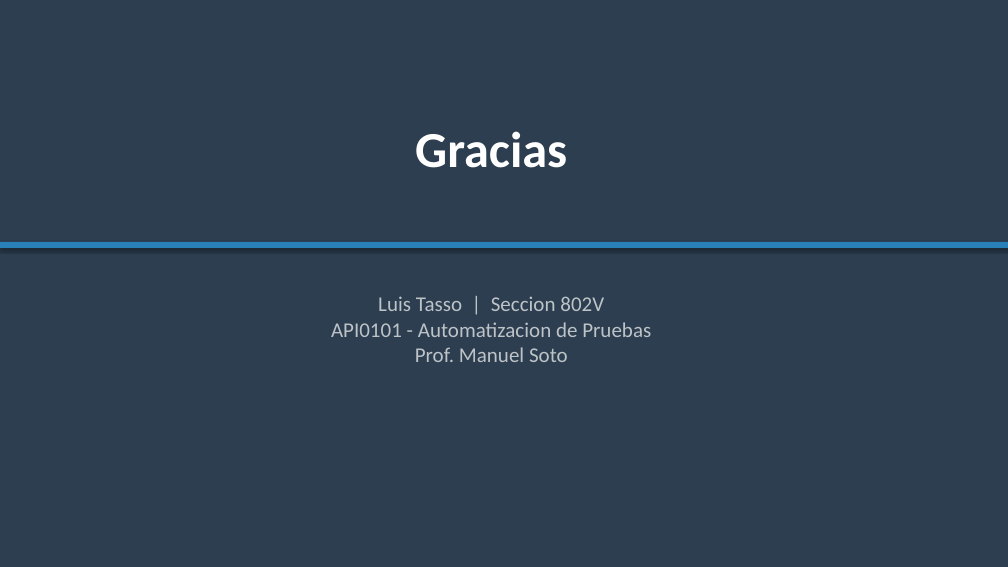
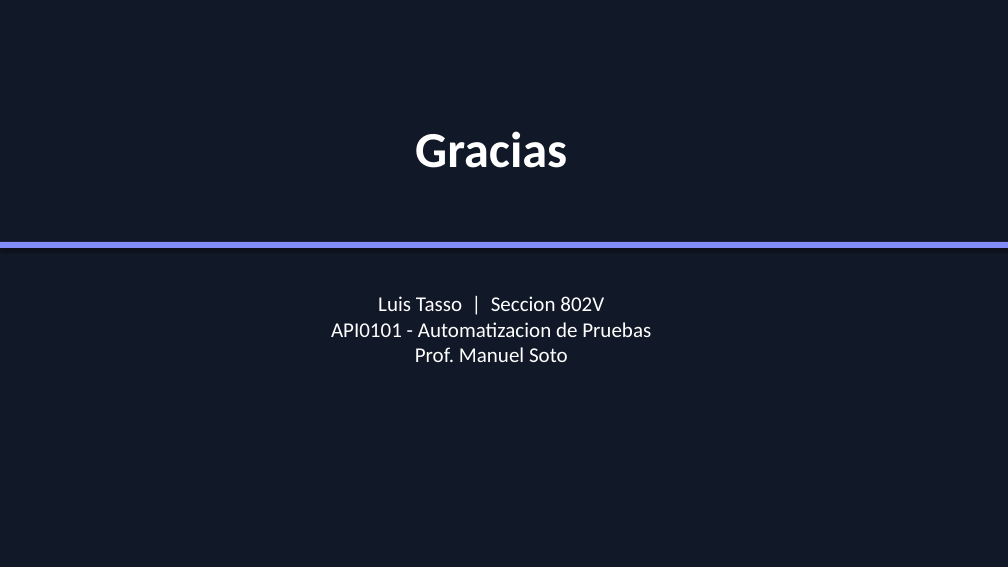
Before and after one commit to LTassoD/Plan-automatizacion-pruebas-OrangeHRM, a slide deck: slide 11 of PRESENTACION_FINAL_EFT.pptx. Drawn at 1008x567 pixels with LibreOffice and Linux fonts; fonts in the diff are those of the drawing. Boxes give left, top, right and bottom in pixels: in the first picture for what was removed or moved away, otherwise in the second. Text is boxed around its words. In the diff, an @@ line names an element or a change of style, - is before the commit and + after.

Commit message:
Dark theme PPT: dark blue bg, indigo accent, recolor tables

```diff
--- a/PRESENTACION_FINAL_EFT.pptx
+++ b/PRESENTACION_FINAL_EFT.pptx
@@ background #2C3E50 to #111827 @@
@@ rectangle at [0, 242, 1008, 248]: fill #2980B9 to #818CF8 @@
@@ text "Luis Tasso | Seccion 802V ..." at [331, 296, 651, 362]: text colour #BDC3C7 to #FFFFFF @@
```
Also in this commit, not shown: 10 other slides changed, 1 other file.
